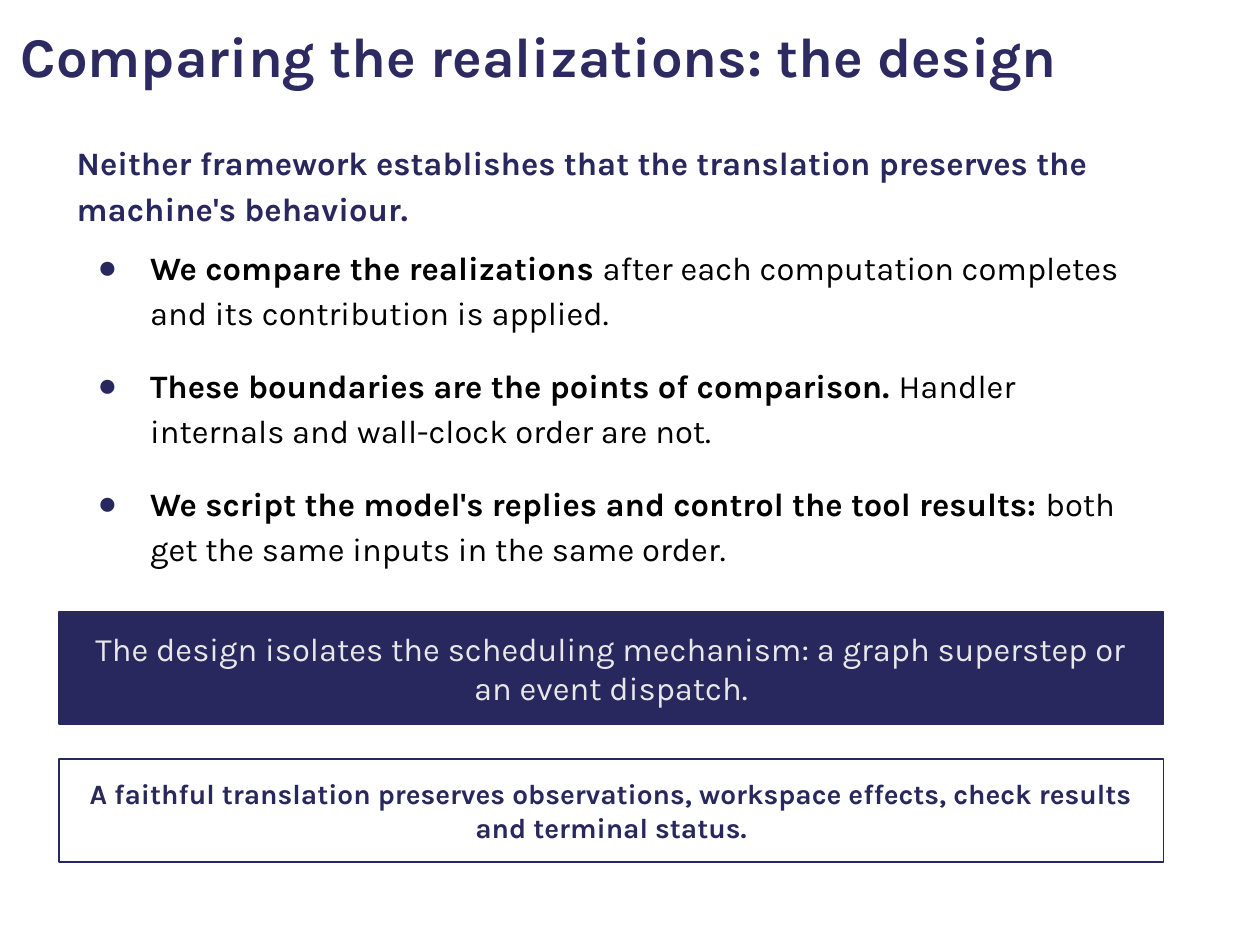
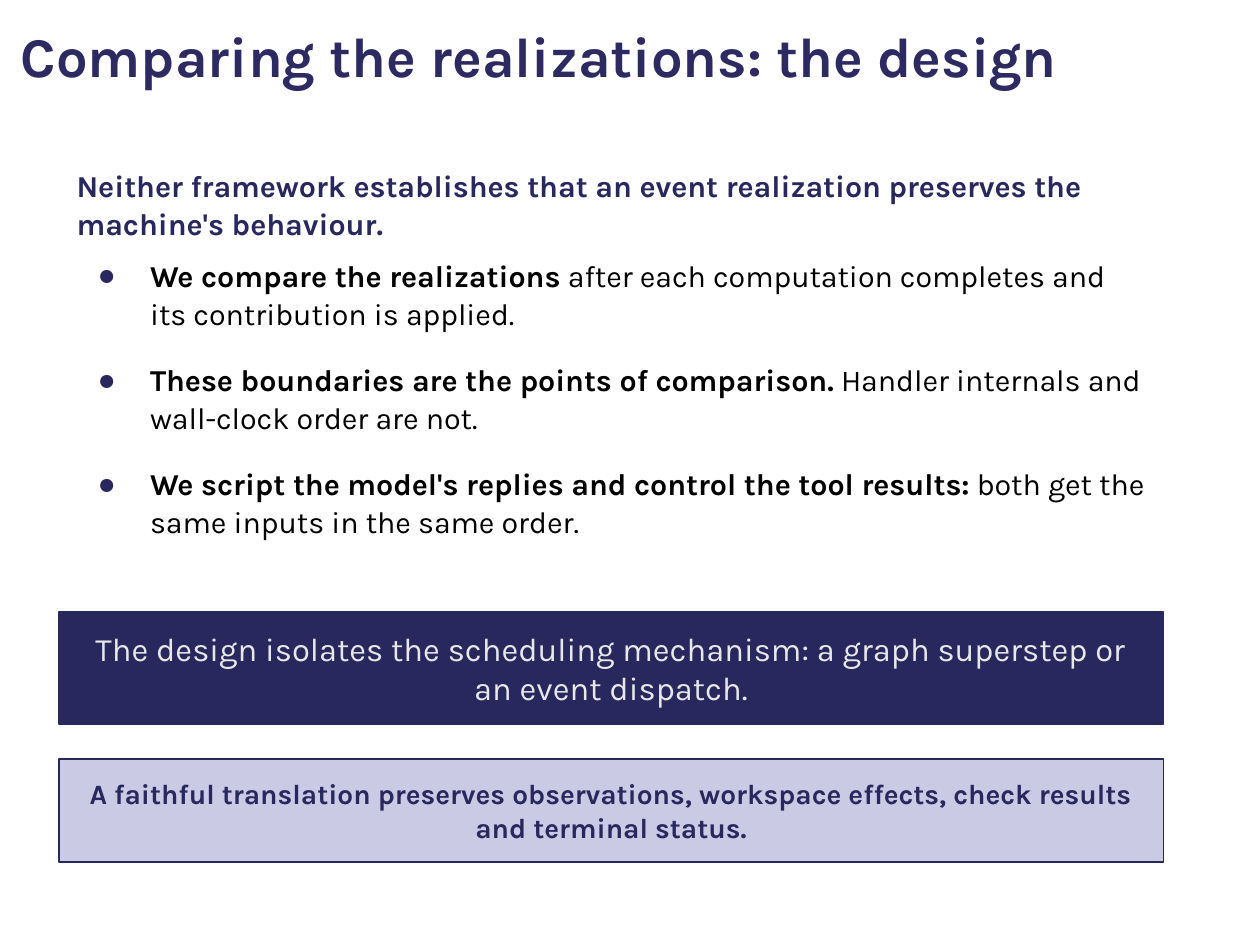
Before and after one commit to comse6998-019/lectures, a slide deck: slide 80 of lecture-3--2026-09-25/lecture3.pptx (slide 89 before the commit). Drawn at 1260x945 pixels with LibreOffice and Linux fonts; fonts in the diff are those of the drawing; background and template pictures are left out. Boxes give left, top, right and bottom in pixels: in the first picture for what was removed or moved away, otherwise in the second. Text is boxed around its words. In the diff, an @@ line names an element or a change of style, - is before the commit and + after.

```diff
--- a/lecture-3--2026-09-25/lecture3.pptx
+++ b/lecture-3--2026-09-25/lecture3.pptx
@@ text at [77, 175, 1081, 236]: text changed; size 14 to 12.9 pt @@
-Neither framework establishes that the translation preserves the machine's behaviour.
+Neither framework establishes that an event realization preserves the machine's behaviour.
@@ text at [150, 265, 1144, 540]: size 14 to 12.9 pt in "We compare the realizations after each computation ...", "These boundaries are the points of comparison. ...", "We script the model's replies and control ..."; line spacing 1.15 to 1.05 @@
@@ rectangle "A faithful translation preserves observations, ..." at [59, 759, 1164, 864]: fill none to #CACAE5 @@
```
Also in this commit, not shown: 54 other slides changed, 10 slides added, 7 slides removed, 13 other files.
